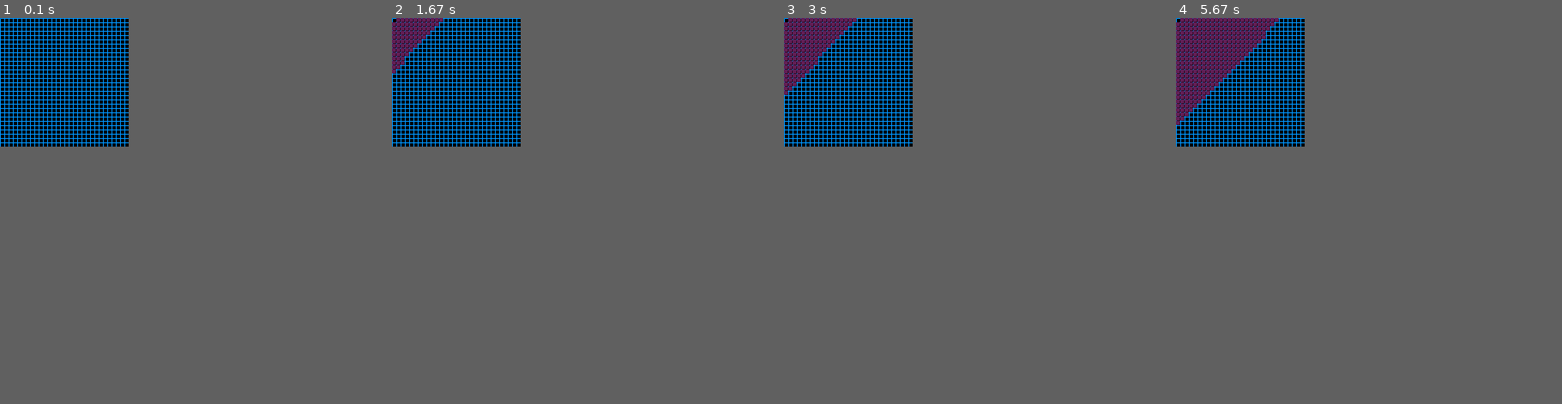
Above: before the commit, frames 1-4 (left to right).
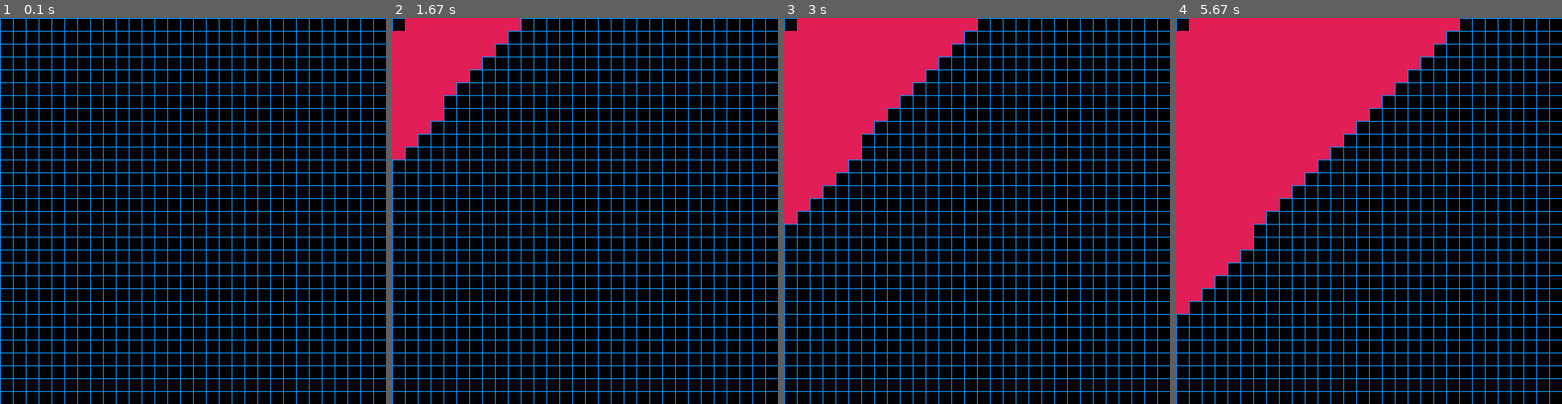
Above: after the commit, the same moments.

Repository: samarth-singh-thakur/PyGame
Game: pygame game, started from path1.py
The game is run twice, just before and just after one commit, with the same random seed, the same clock (stepped at 60 frames per second) and the same inputs.
Inputs:
- Up to frame 1 (0.1 s): no input
- Up to frame 2 (1.67 s): hold D 0.33-0.8 s
- Up to frame 3 (3 s): no input
- Up to frame 4 (5.67 s): no input
The window is 300x300 before the commit and 900x900 after it. Grey fills any space a smaller window leaves; there, only what the larger window draws over its background counts as a difference.

The runs differ from the first frame. In frame 1, 14% of the frame differs, in the area x 0-100%, y 0-100%; in frame 2, 19%; in frame 3, 25%; in frame 4, 38%.

Commit message:
added modularity

Diff:
--- /dev/null
+++ b/algo.py
@@ -0,0 +1,62 @@
+class Algo():
+
+	def __init__(self):
+		self.start_r = 0
+		self.start_r = 0
+		self.start_c = 0
+		self.end_r = 59
+		self.end_c = 59
+		self.col = 60
+		self.row = 60
+		self.walls = {}
+		self.t1 = [1, 0, -1, 0]
+		self.t2 = [0, 1, 0, -1]
+		self.vis = [[False for j in range(60)]for i in range(60)]
+		self.The_list = []
+		self.flag = False
+		self.parent = {}
+		self.ways = [[False for j in range(60)]for i in range(60)]
+		self.dist = [[False for j in range(60)]for i in range(60)]
+
+	def safe(self,r,c):
+		if (r>=0 and r<self.row and c>=0 and c<self.col):
+			return True
+		else:
+			return False
+
+
+	def bfs_util(self, r, c):
+
+		q = []
+		coor = str(r)+","+str(c)
+		q.append(coor)
+		self.ways[r][c] = 1
+		self.vis[r][c] = 1
+
+		while(len(q)>0):
+			node = q[0]
+			q.pop(0)
+			var = node.split(",")
+			r = int(var[0])
+			c = int(var[1])
+
+			for i in range(4):
+				r0 = r + self.t1[i]
+				c0 = c + self.t2[i]
+				child = str(r0)+","+str(c0)
+				if self.safe(r0, c0) is True:
+					if (self.vis[r0][c0] is False and (str(c0)+","+str(r0)) not in self.walls):
+						#prints the coordinates it travels while doing bfs
+						self.dist[r0][c0] = 1 + self.dist[r][c]
+						self.ways[r0][c0] += self.ways[r][c]
+						self.parent[child] = node
+						q.append(child)
+						self.vis[r0][c0] = True
+						self.The_list.append(str(c0)+","+str(r0))
+						# self.root.after(5, self.grid[r0][c0].configure(bg = "yellow"))
+						if(r0 is self.end_r and c0 is self.end_c):
+							return True
+
+					else:
+						if(self.dist[r][c]+1 == self.dist[r0][c0]):
+							self.ways[r0][c0]+=self.ways[r][c]
--- a/path1.py
+++ b/path1.py
@@ -2,60 +2,47 @@
 from pygame.locals import *
 from tkinter import *
 from tkinter import messagebox
+from algo import Algo
 
-
-class gt_grid():
+class gt_grid(Algo):
 
 	def __init__(self):
-		self.start_r = 0
-		self.start_c = 0
-		self.end_r = 49
-		self.end_c = 49
-		self.col = 30
-		self.row = 30
-		self.walls = {}
-		self.t1 = [1, 0, -1, 0]
-		self.t2 = [0, 1, 0, -1]
-		self.vis = [[False for j in range(30)]for i in range(30)]
-		self.The_list = []
-		self.flag = False
-		self.parent = {}
-		self.ways = [[False for j in range(30)]for i in range(30)]
-		self.dist = [[False for j in range(30)]for i in range(30)]
+		Algo.__init__(self)
 		pygame.init()
-		self.screen = pygame.display.set_mode((300,300))
+		self.screen = pygame.display.set_mode((900,900))
 
-	def safe(self,r,c):
-		if (r>=0 and r<self.row and c>=0 and c<self.col):
-			return True
-		else:
-			return False
 
 
 	def execute(self):
 		bb = self.bfs_util(self.start_r, self.start_c)
 		l = []
-		print(self.walls)
-
+		# print(self.walls)
+		r = 225
+		g = 30
 		for x in self.The_list:
 			o = x.split(',')
 			c0 = int(o[0])
 			r0 = int(o[1])
 
-			pygame.draw.rect(self.screen,(98,30,86),(c0*10,r0*10,9,9))
+			pygame.draw.rect(self.screen,(225,30,86),(c0*30,r0*30,30,30))
 			pygame.display.update()
+			time.sleep(.02)
+
+
+
 
 		if bb is True:
 			p = str(self.end_r)+","+str(self.end_c)
 			# print(p)
-			pygame.draw.rect(self.screen,(0, 255, 0),(self.end_c*10,self.end_r*10,9,9))
+			pygame.draw.rect(self.screen,(0, 255, 0),(self.end_c*30,self.end_r*30,30,30))
 			pygame.display.update()
+			# time.sleep()
 			while True:
 				try:
 					l.append(p)
 					c = int(p.split(",")[1])
 					r = int(p.split(",")[0])
-					pygame.draw.rect(self.screen,(0, 255, 0),(c*10,r*10,9,9))
+					pygame.draw.rect(self.screen,(0, 255, 0),(c*30,r*30,30,30))
 					pygame.display.update()
 					p = self.parent[p]
 					time.sleep(.12)
@@ -64,50 +51,8 @@
 					return self.ways[self.end_r][self.end_c], self.dist[self.end_r][self.end_c]
 
 
-
-
-	def bfs_util(self, r, c):
-
-		q = []
-		coor = str(r)+","+str(c)
-		q.append(coor)
-		self.ways[r][c] = 1
-		self.vis[r][c] = 1
-
-		while(len(q)>0):
-			node = q[0]
-			q.pop(0)
-			var = node.split(",")
-			r = int(var[0])
-			c = int(var[1])
-
-			for i in range(4):
-				r0 = r + self.t1[i]
-				c0 = c + self.t2[i]
-				child = str(r0)+","+str(c0)
-				if self.safe(r0, c0) is True:
-					if (self.vis[r0][c0] is False and (str(c0)+","+str(r0)) not in self.walls):
-						#prints the coordinates it travels while doing bfs
-						self.dist[r0][c0] = 1 + self.dist[r][c]
-						self.ways[r0][c0] += self.ways[r][c]
-						self.parent[child] = node
-						q.append(child)
-						self.vis[r0][c0] = True
-						self.The_list.append(str(c0)+","+str(r0))
-						# self.root.after(5, self.grid[r0][c0].configure(bg = "yellow"))
-						if(r0 is self.end_r and c0 is self.end_c):
-							return True
-
-					else:
-						if(self.dist[r][c]+1 == self.dist[r0][c0]):
-							self.ways[r0][c0]+=self.ways[r][c]
-
 	def init(self):
 		done = False
-	# 0 255 245 backtracking color
-	# 255,30,86 starting node color
-	# c = (0, 30, 86)
-
 		start_clr = (255,30,86)
 		end_clr = (255, 172, 65)
 		c = (0,150,255)
@@ -119,54 +64,50 @@
 
 				if pygame.mouse.get_pressed()[0]:
 					x,y = pygame.mouse.get_pos()
-					x = x//10
-					y = y//10
+					x = x//30
+					y = y//30
 		# print(pygame.key.get_pressed(), "*")
 						# print(x,y)
 					self.walls[str(x)+","+str(y)] = 1;
-					pygame.draw.rect(self.screen,c,(x*10,y*10,9,9))
+					pygame.draw.rect(self.screen,c,(x*30,y*30,30,30))
 
 
 				if event.type == KEYDOWN:
 					if event.key == K_s:
 							# print("Fvx")
 						x,y = pygame.mouse.get_pos()
-						x = x//10
-						y = y//10
+						x = x//30
+						y = y//30
 						# print(pygame.key.get_pressed(), "*")
 							# print(x,
 						self.start_r = y
 						self.start_c = x
-						print(y, x)
-						pygame.draw.rect(self.screen,start_clr,(x*10, y*10, 9, 9))
+						print(f"starting node -- {y}, {x}")
+						pygame.draw.rect(self.screen,start_clr,(x*30, y*30, 30, 30))
 						self.parent[str(y)+","+str(x)] = "-1"
 					elif event.key == K_e:
 
 						x,y = pygame.mouse.get_pos()
-						x = x//10
-						y = y//10
+						x = x//30
+						y = y//30
 							# print(pygame.key.get_pressed(), "*")
 							# print(x,y)
 						self.end_r = y
 						self.end_c = x
-						print(y, x)
-						pygame.draw.rect(self.screen,end_clr,(x*10,y*10, 9, 9))
+						print(f"starting node -- {y}, {x}")
+						pygame.draw.rect(self.screen,end_clr,(x*30,y*30, 30, 30))
 
 					elif event.key == K_d:
 						return self.execute()
 				else:
 					break
 
-			for x in range (0,500,10):
-				pygame.draw.line(self.screen,c,(1,x),(300,x),2)
-				pygame.draw.line(self.screen,c,(x,1),(x,300), 2)
+			for x in range (0,900,30):
+				pygame.draw.line(self.screen,c,(1,x),(900,x),2)
+				pygame.draw.line(self.screen,c,(x,1),(x,900), 2)
 				pygame.display.update()
 
 
-
-
-
-
-
 obj = gt_grid()
-dist, ways = obj.init() #distance and number of ways
+ways, dist = obj.init() #distance and number of ways
+print(f"the shortest path to dest is {dist} blocks away and there are {ways} to reach the destination")
